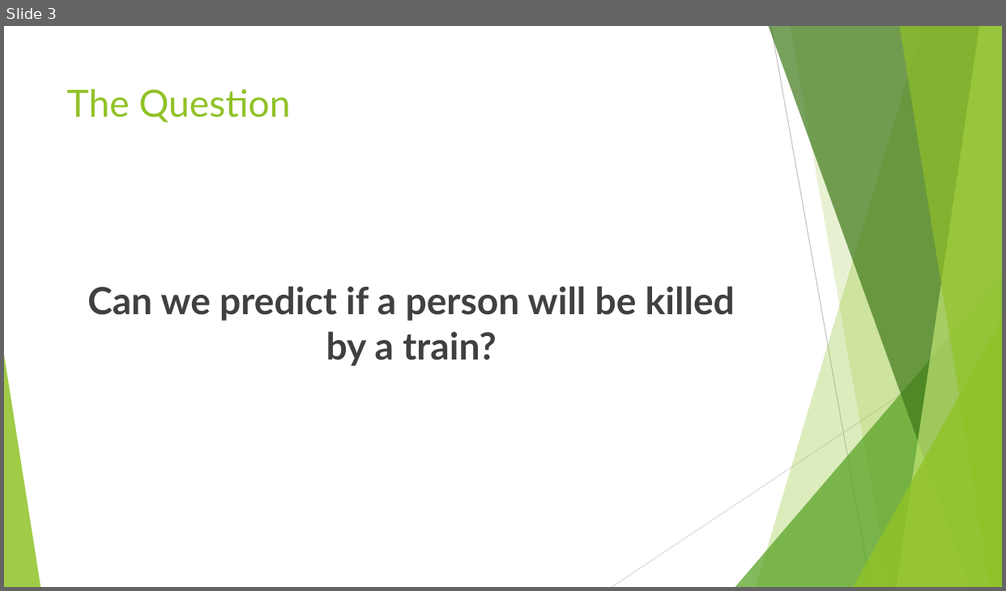
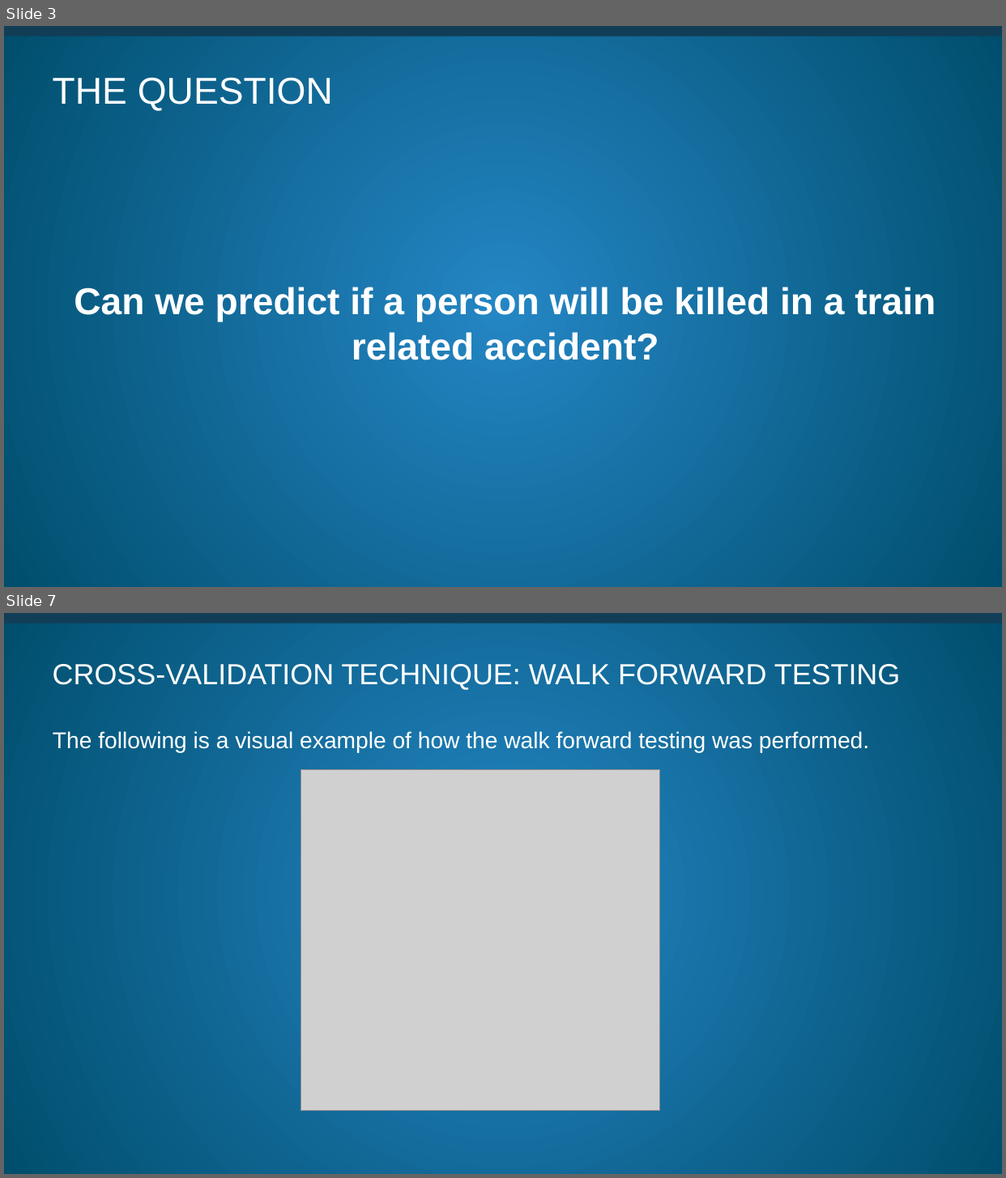
Before and after one commit to littlesiagoy/Springboard-Capstone-2, a slide deck: Capstone 2 Slidedeck.pptx. Shown one above the other, each under a label of ours: slide 3 before the commit, slides 3 and 7 after it; the slides between them are not shown. The pictures are 1006x591 and 1006x1178 pixels, drawn with LibreOffice and Linux fonts; fonts in the diff are those of the drawing; grey boxes stand for pictures. Boxes give left, top, right and bottom in pixels: in the first picture for what was removed or moved away, otherwise in the second. Text is boxed around its words. In the diff, an @@ line names an element or a change of style, - is before the commit and + after.

```diff
--- a/Capstone 2 Slidedeck.pptx
+++ b/Capstone 2 Slidedeck.pptx
@@ slide 7 added at (4,613,1002,1174), background gradient #2486C4 to #004E6D; not listed: 2 template elements that a slide beside it also shows @@
@@ title added at (53,664,901,690), 28 pt, text #FFFFFF @@
+CROSS-VALIDATION TECHNIQUE: WALK FORWARD TESTING
@@ text added at (53,731,869,752), 22 pt, text #FFFFFF @@
+The following is a visual example of how the walk forward testing was performed.
@@ picture added at (300,769,660,1111) @@
@@ slide 3 changed as well @@
@@ background #FFFFFF to gradient #2486C4 to #004E6D @@
@@ rectangle added at (4,26,1002,29), fill #B3E900 @@
@@ rectangle added at (4,26,1002,37), fill #113E56 @@
@@ title at (53,77,333,111): text changed; font Lato to Arial; text colour #90C226 to #FFFFFF @@
-The Question
+THE QUESTION
@@ text at (74,287,936,361): text changed; font Lato to Arial; text colour #404040 to #FFFFFF @@
-Can we predict if a person will be killed by a train?
+Can we predict if a person will be killed in a train related accident?
@@ group removed at (4,26,1002,587): 5 freeform shapes, 3 triangles, 2 lines @@
```
Also in this commit, not shown: 8 other slides changed, 5 other slides added, 4 slides removed, 9 other files.
